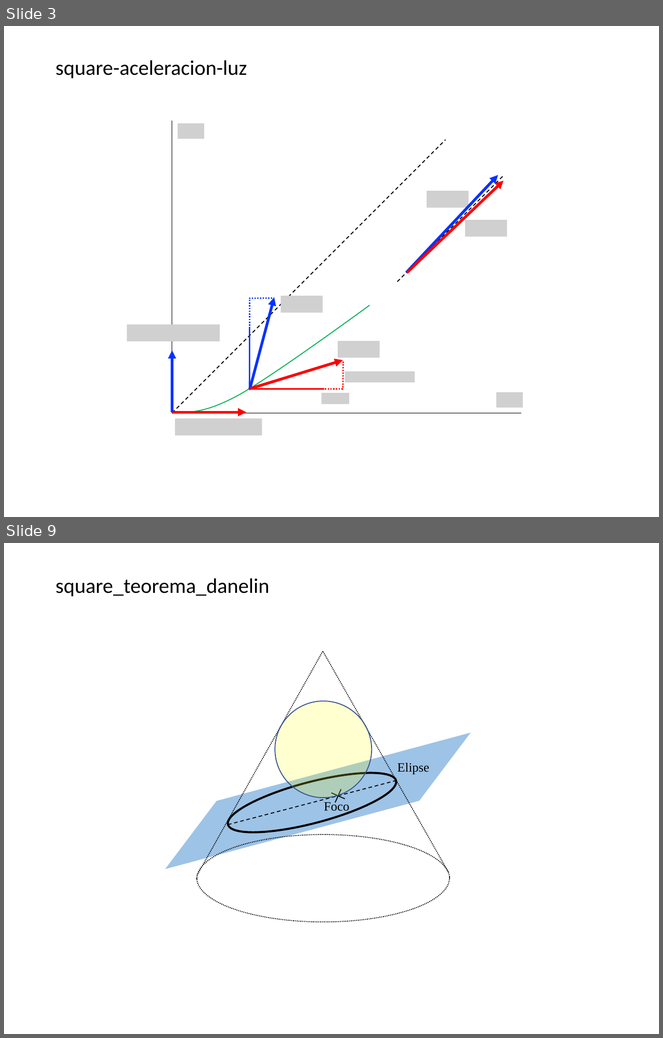
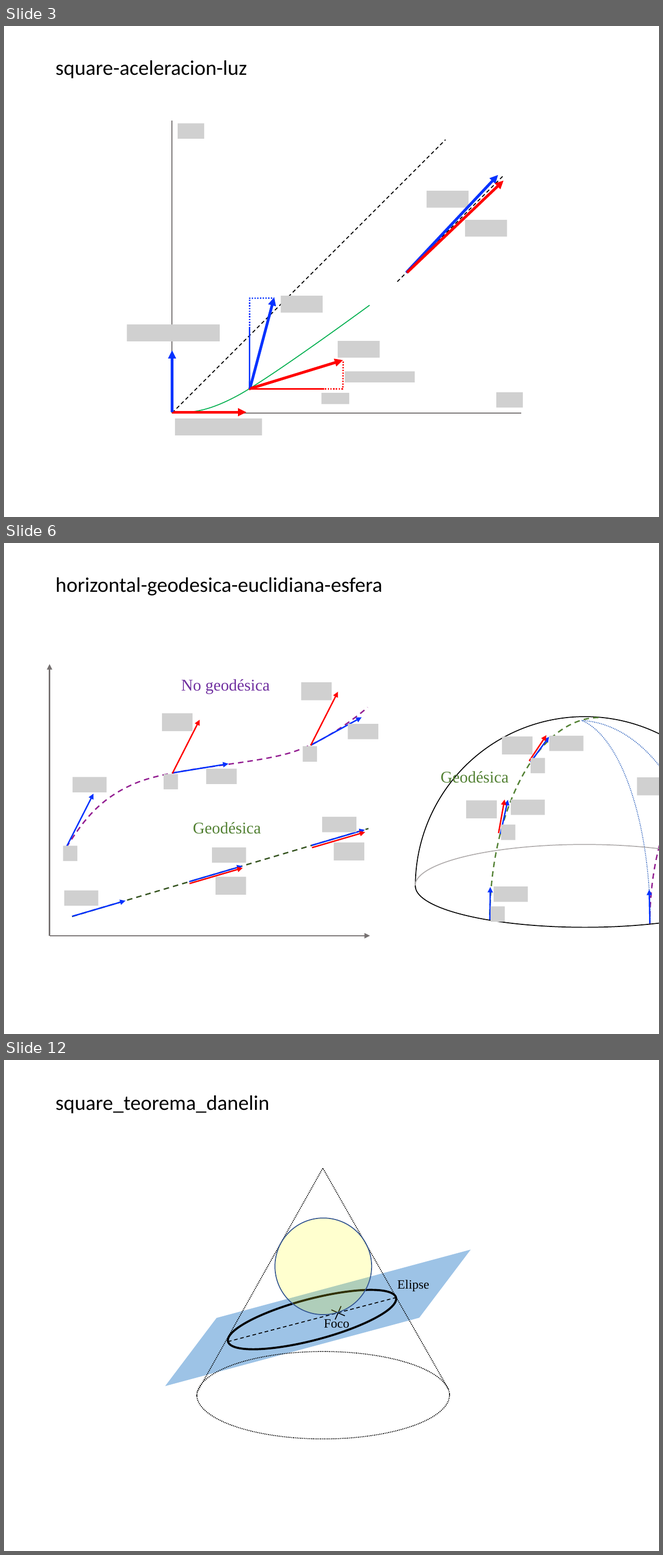
Before and after one commit to seap-udea/Relatividad-Zuluaga, a slide deck: figures/figures.pptx. Shown one above the other, each under a label of ours: slides 3 and 9 before the commit, slides 3, 6 and 12 after it; the slides between them are not shown. The pictures are 663x1038 and 663x1555 pixels, drawn with LibreOffice and Linux fonts; fonts in the diff are those of the drawing; grey boxes stand for pictures; background and template pictures are left out. Boxes give left, top, right and bottom in pixels: in the first picture for what was removed or moved away, otherwise in the second. Text is boxed around its words. In the diff, an @@ line names an element or a change of style, - is before the commit and + after.

```diff
--- a/figures/figures.pptx
+++ b/figures/figures.pptx
@@ slide 6 added at <box>4,543,659,1034</box>, background #FFFFFF @@
@@ title added at <box>55,577,383,596</box>, 23 pt, text #000000 @@
+horizontal-geodesica-euclidiana-esfera
@@ group added at <box>50,664,659,936</box>: 22 pictures, 18 arrows, 6 freeform shapes, 3 texts, 2 arc (boxed as its full ellipse)s, 1 line @@
+Geodésica
+No geodésica
+Geodésica
@@ what was slide 9 is now slide 12 @@
```
Also in this commit, not shown: 3 other slides added, 1 slide removed, 31 other files.
